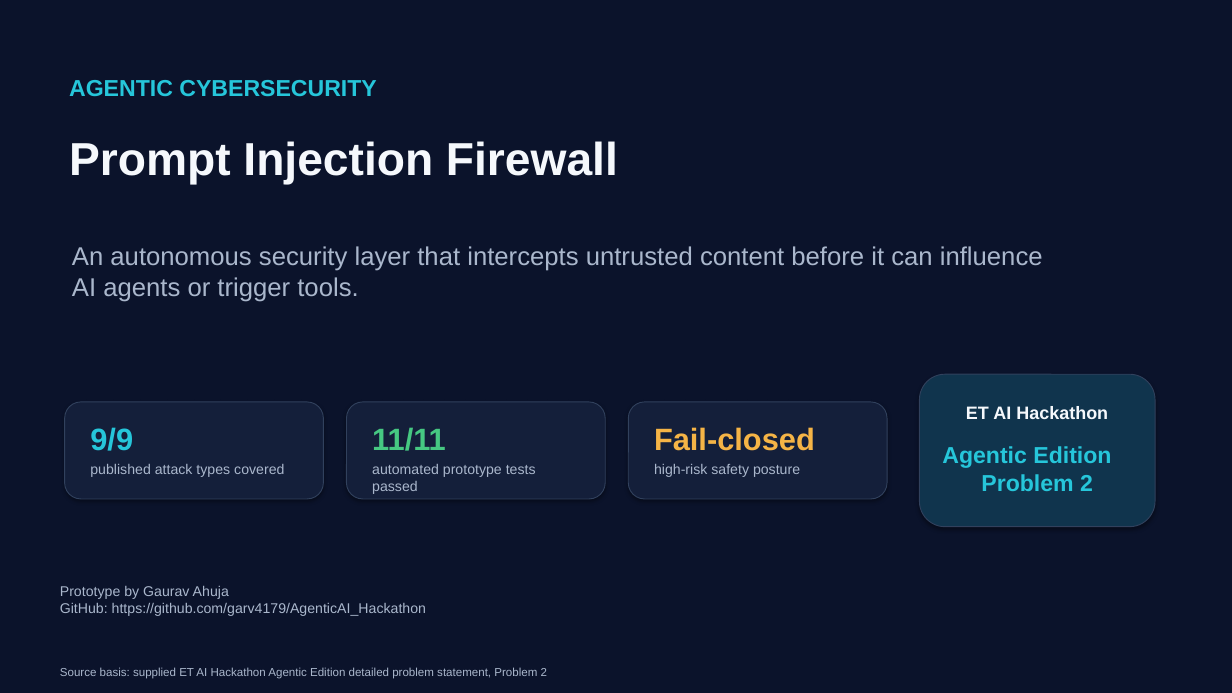
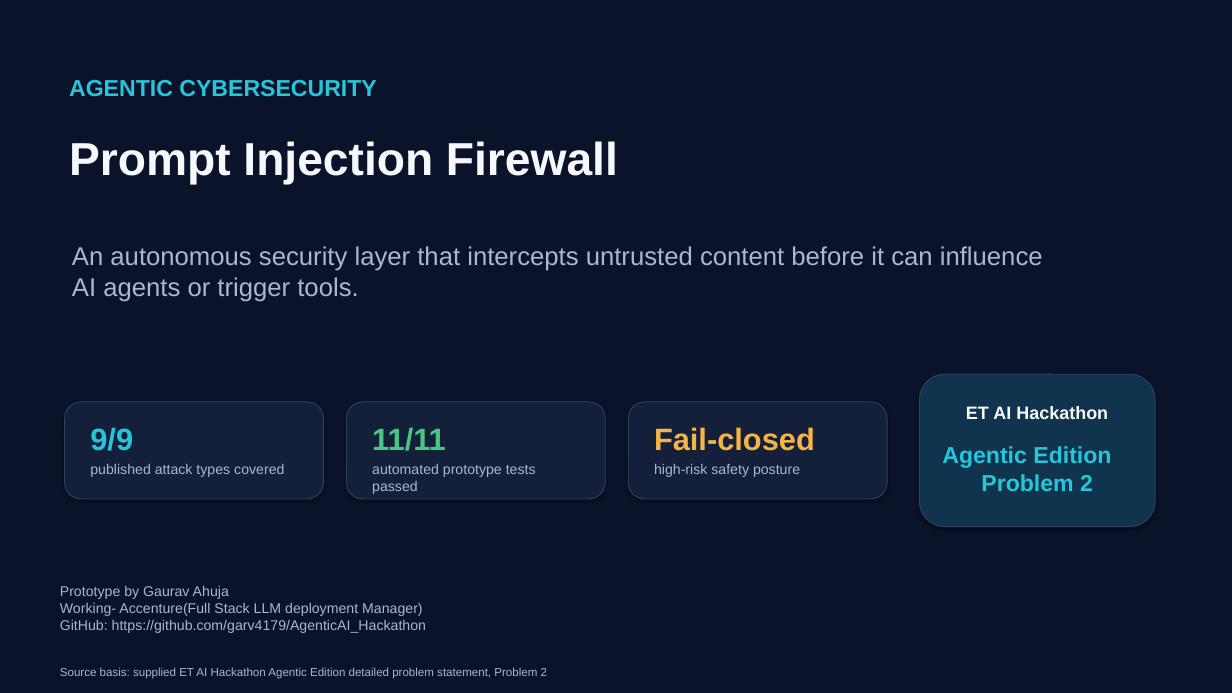
Before and after one commit to garv4179/AgenticAI_Hackathon, a slide deck: slide 1 of AGENTIC_PROMPT_INJECTION_FIREWALL_Pitch_Deck.pptx. Drawn at 1232x693 pixels with LibreOffice and Linux fonts; fonts in the diff are those of the drawing. Boxes give left, top, right and bottom in pixels: in the first picture for what was removed or moved away, otherwise in the second. Text is boxed around its words. In the diff, an @@ line names an element or a change of style, - is before the commit and + after.

```diff
--- a/AGENTIC_PROMPT_INJECTION_FIREWALL_Pitch_Deck.pptx
+++ b/AGENTIC_PROMPT_INJECTION_FIREWALL_Pitch_Deck.pptx
@@ text at [60, 586, 426, 633]: text changed @@
-Prototype by Gaurav Ahuja
-GitHub: https://github.com/garv4179/AgenticAI_Hackathon
+Prototype by Gaurav Ahuja
+Working- Accenture(Full Stack LLM deployment Manager)
+GitHub: https://github.com/garv4179/AgenticAI_Hackathon
```
Also in this commit, not shown: 1 other slide changed, 4 other files.
